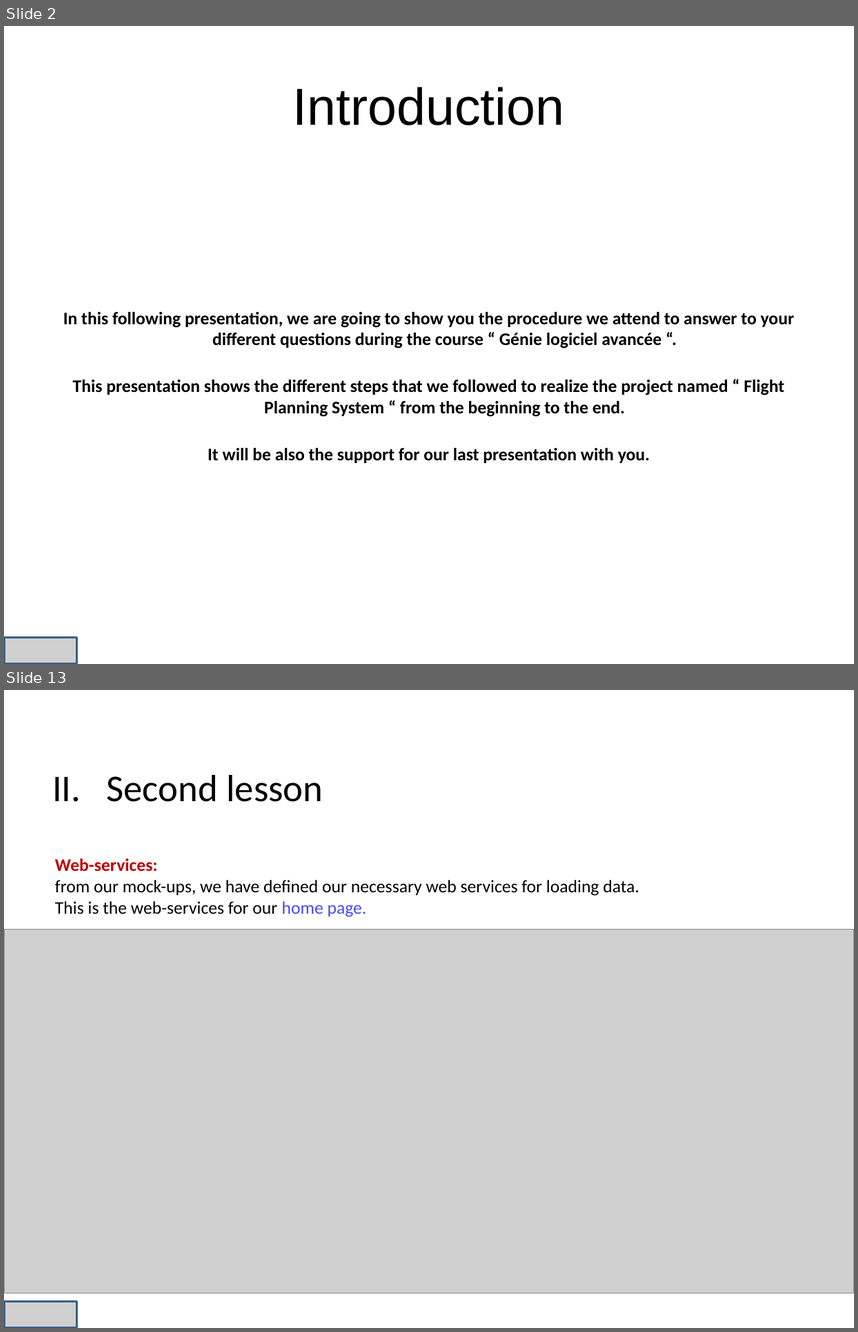
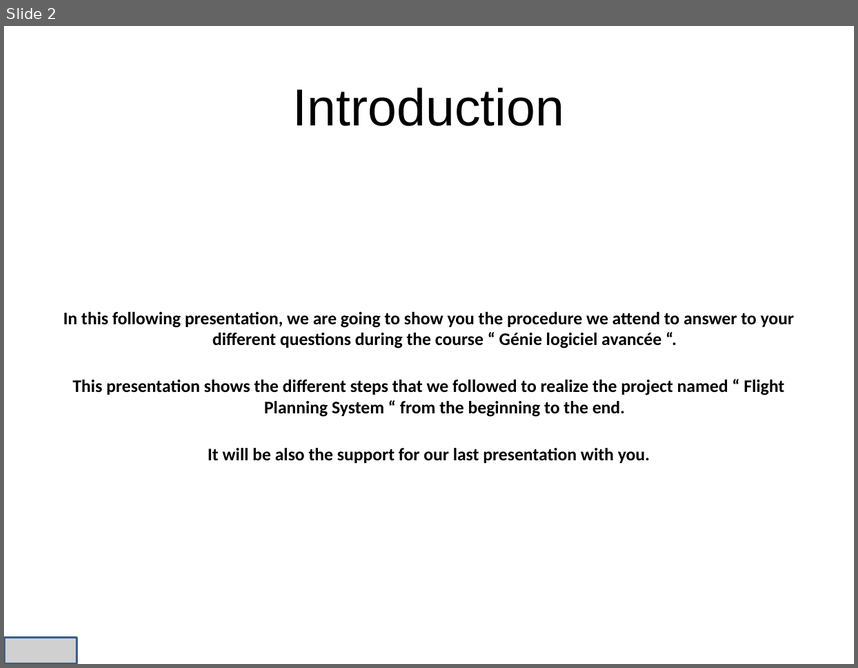
Before and after one commit to niss93/Preplane, a slide deck: Presentation.pptx. Shown one above the other, each under a label of ours: slides 2 and 13 before the commit, slide 2 after it; the slides between them are not shown. The pictures are 858x1332 and 858x668 pixels, drawn with LibreOffice and Linux fonts; fonts in the diff are those of the drawing; grey boxes stand for pictures; background and template pictures are left out. Boxes give left, top, right and bottom in pixels: in the first picture for what was removed or moved away, otherwise in the second. Text is boxed around its words. In the diff, an @@ line names an element or a change of style, - is before the commit and + after.

```diff
--- a/Presentation.pptx
+++ b/Presentation.pptx
@@ slide 13 removed at [4,690,854,1328], background picture (left out) @@
@@ text removed at [52,775,323,802] @@
-II. Second lesson
@@ text removed at [55,858,639,917] @@
-Web-services:
-from our mock-ups, we have defined our necessary web services for loading data.
-This is the web-services for our home page.
@@ picture removed at [4,929,854,1292] @@
@@ picture removed at [4,1301,77,1328] @@
```
Also in this commit, not shown: 7 slides changed, 5 slides added, 7 other slides removed, 3 other files.
